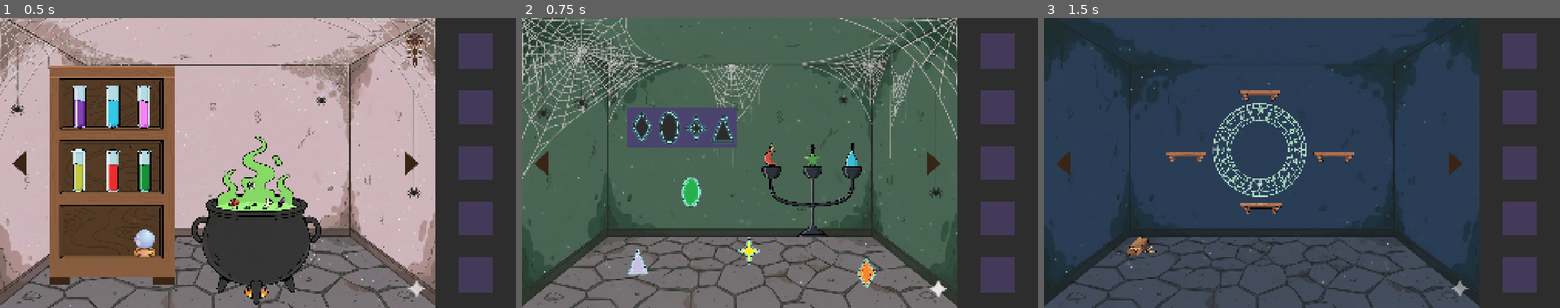
Above: before the commit, frames 1-3 (left to right).
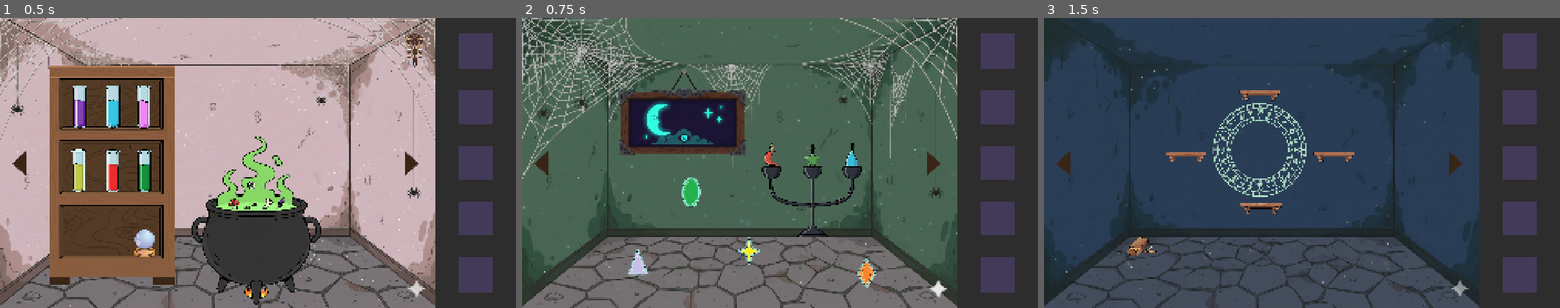
Above: after the commit, the same moments.

Repository: NataZBluszczu/UX-Research-Game
Game: Godot game, scene res://scenes/Main.tscn
Two runs of this game, one before a commit and one after it. Both use one fixed random seed, a clock stepped at 60 frames per second and the inputs below.
Inputs (mouse positions are in pixels of both pictures, inside the frame that each line leads up to):
- Up to frame 1 (0.5 s): no input
- Up to frame 2 (0.75 s): click (934, 163) at 0.5 s
- Up to frame 3 (1.5 s): click (1456, 163) at 1.25 s

Frame 1 is identical in both runs. In frame 2, 5.0% of the frame differs, in the area x 18-44%, y 17-48%; in frame 3, nothing differs.

Commit message:
input locking

Diff:
--- a/scenes/Room2.tscn
+++ b/scenes/Room2.tscn
@@ -217,7 +217,6 @@
 shape = SubResource("RectangleShape2D_x5evy")
 
 [node name="Painting" type="Node2D" parent="."]
-visible = false
 
 [node name="Obraz" type="Sprite2D" parent="Painting"]
 position = Vector2(603, 194.99998)
--- a/scripts/pickup_item.gd
+++ b/scripts/pickup_item.gd
@@ -12,33 +12,51 @@
 var above_gems = false
 
 func _process(delta):
+	if GameManager.input_locked:
+		return
 	if GameManager.is_drag_mode == true:
 		if draggable:
 			if Input.is_action_just_pressed("click"):
+				print("CLICK ON:", name, " global:", global_position, " mouse:", get_global_mouse_position())
 				initialPos = global_position
 				offset = get_global_mouse_position() - global_position
+				print("OFFSET:", offset)
 				global.is_dragging = true
 			if Input.is_action_pressed("click"):
+				if GameManager.input_locked:
+					return
 				global_position = get_global_mouse_position() - offset
 			elif Input.is_action_just_released("click"):
+				if GameManager.input_locked:
+					return
 				global.is_dragging = false
 				var tween = get_tree().create_tween()
 				if is_inside_dropable:
 					var slot_index = body_ref.get_slot_index()
 					if InventoryManager.is_slot_free(slot_index):
 						if InventoryManager.has_item(name):
+							GameManager.input_locked = true
 							tween.tween_property(self,"position",body_ref.global_position,0.2).set_ease(Tween.EASE_OUT)
 							await tween.finished
+							GameManager.input_locked = false
 							InventoryManager.replace_item(name, slot_index)
 						else:
+							GameManager.input_locked = true
 							tween.tween_property(self,"position",body_ref.global_position,0.2).set_ease(Tween.EASE_OUT)
 							await tween.finished
+							GameManager.input_locked = false
 							InventoryManager.add_item_index(name, slot_index)
 							queue_free()
 					else:
+						GameManager.input_locked = true
 						tween.tween_property(self,"global_position",initialPos,0.2).set_ease(Tween.EASE_OUT)
+						await tween.finished
+						GameManager.input_locked = false
 				else:
+					GameManager.input_locked = true
 					tween.tween_property(self,"global_position",initialPos,0.2).set_ease(Tween.EASE_OUT)
+					await tween.finished
+					GameManager.input_locked = false
 				if above_shelf:
 					if InventoryManager.has_item(name):
 						var shelf_nr = body_ref.name.right(1)
@@ -46,15 +64,24 @@
 							InventoryManager.remove_item(name)
 							queue_free()
 						else:
+							GameManager.input_locked = true
 							tween.tween_property(self,"global_position",initialPos,0.2).set_ease(Tween.EASE_OUT)
+							await tween.finished
+							GameManager.input_locked = false
 					else:
+						GameManager.input_locked = true
 						tween.tween_property(self,"global_position",initialPos,0.2).set_ease(Tween.EASE_OUT)
+						await tween.finished
+						GameManager.input_locked = false
 				if above_candle:
 					if InventoryManager.has_item(name):
 						var candle_nr = body_ref.name.right(1)
 						if GameManager.correct_light_item(name, candle_nr) == false:
 							queue_free()
+						GameManager.input_locked = true
 						tween.tween_property(self,"global_position",initialPos,0.2).set_ease(Tween.EASE_OUT)
+						await tween.finished
+						GameManager.input_locked = false
 				if above_gems:
 					if InventoryManager.has_item(name):
 						if name == "GreenGem" or name == "OrangeGem" or name == "PurpleGem" or name == "YellowGem":
@@ -62,12 +89,20 @@
 							if GameManager.gem_placed(gem_color):
 								queue_free()
 							else:
+								GameManager.input_locked = true
 								tween.tween_property(self,"global_position",initialPos,0.2).set_ease(Tween.EASE_OUT)
+								await tween.finished
+								GameManager.input_locked = false
 						else:
+							GameManager.input_locked = true
 							tween.tween_property(self,"global_position",initialPos,0.2).set_ease(Tween.EASE_OUT)
+							await tween.finished
+							GameManager.input_locked = false
 	else:
 		if clickable:
 			if Input.is_action_just_pressed("click"):
+				if GameManager.input_locked:
+					return
 				if InventoryManager.has_item(name):
 					toggle_selected()
 				else:
@@ -75,8 +110,11 @@
 					var slot_name = "InventorySlot" + str(slot_index)
 					var slot = get_tree().get_root().find_child(slot_name, true, false)
 					var tween = get_tree().create_tween()
+					GameManager.input_locked = true
 					tween.tween_property(self,"global_position",slot.global_position,0.2).set_ease(Tween.EASE_OUT)
 					await tween.finished
+					GameManager.input_locked = false
+
 					InventoryManager.add_item(name)
 					queue_free()
 
--- a/scripts/vial.gd
+++ b/scripts/vial.gd
@@ -16,6 +16,8 @@
 	GameManager.vial_quest_finished.connect(_on_vial_quest_finished)
 
 func _process(delta):
+	if GameManager.input_locked:
+		return
 	if GameManager.is_drag_mode == true:
 		if draggable:
 			if Input.is_action_just_pressed("click"):
@@ -30,7 +32,10 @@
 				if above_cauldron:
 					GameManager.add_vial_to_cauldron(name)
 					body_ref.get_parent().pulse_animation()
+				GameManager.input_locked = true
 				tween.tween_property(self,"global_position",initialPos,0.2).set_ease(Tween.EASE_OUT)
+				await tween.finished
+				GameManager.input_locked = false
 	else:
 		if clickable:
 			if Input.is_action_just_pressed("click"):
Binary file changed: sprites/klejonty/yellow.png
